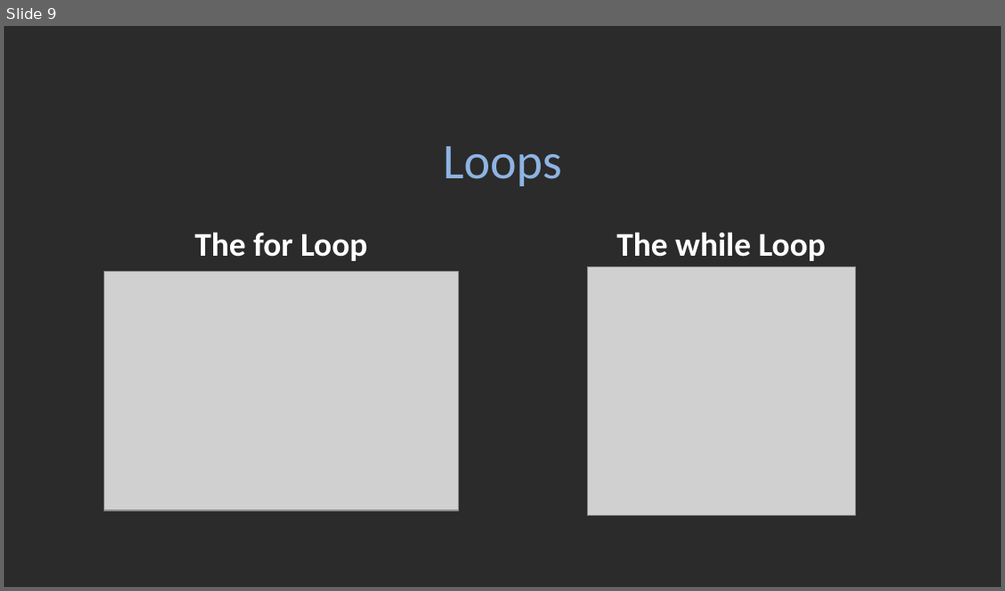
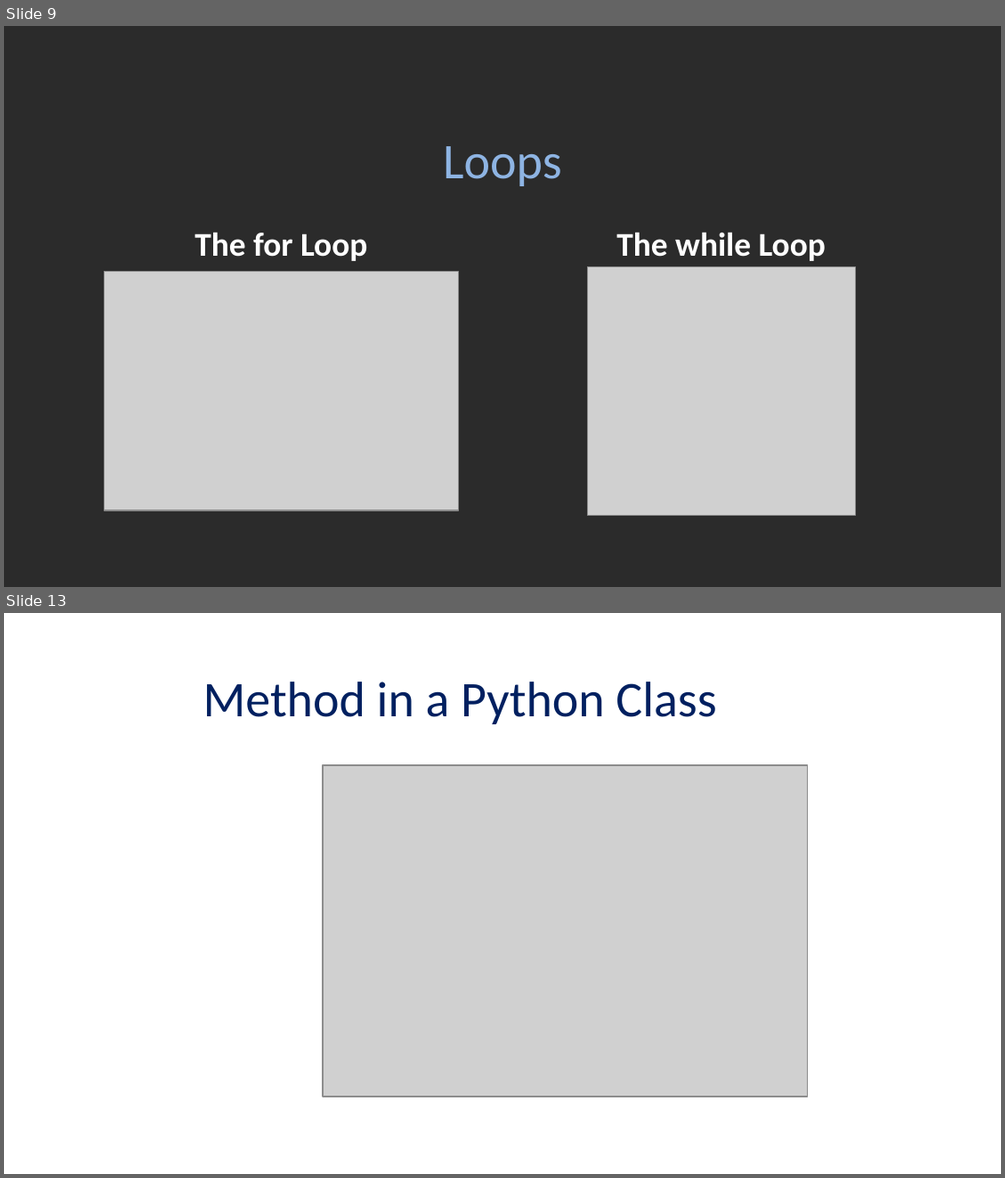
Before and after one commit to doanthanhnhan/learningPY, a slide deck: 2021_PY_Slide.pptx. Shown one above the other, each under a label of ours: slide 9 before the commit, slides 9 and 13 after it; the slides between them are not shown. The pictures are 1005x591 and 1005x1178 pixels, drawn with LibreOffice and Linux fonts; fonts in the diff are those of the drawing; grey boxes stand for pictures; background and template pictures are left out; a plain dark background stands for a picture behind light text. Boxes give left, top, right and bottom in pixels: in the first picture for what was removed or moved away, otherwise in the second. Text is boxed around its words. In the diff, an @@ line names an element or a change of style, - is before the commit and + after.

```diff
--- a/2021_PY_Slide.pptx
+++ b/2021_PY_Slide.pptx
@@ slide 13 added at (x1=4, y1=613, x2=1001, y2=1174), background picture (left out) @@
@@ title added at (x1=203, y1=682, x2=716, y2=724), 36 pt, text #002060 @@
+Method in a Python Class
@@ picture added at (x1=323, y1=765, x2=808, y2=1096) @@
```
Also in this commit, not shown: 10 other slides added, 5 slides removed.
